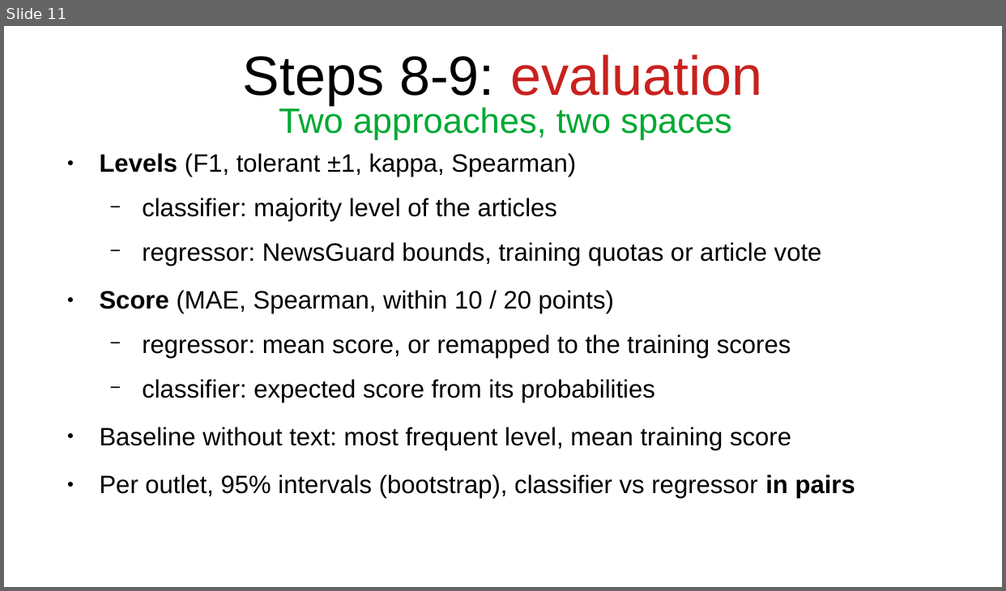
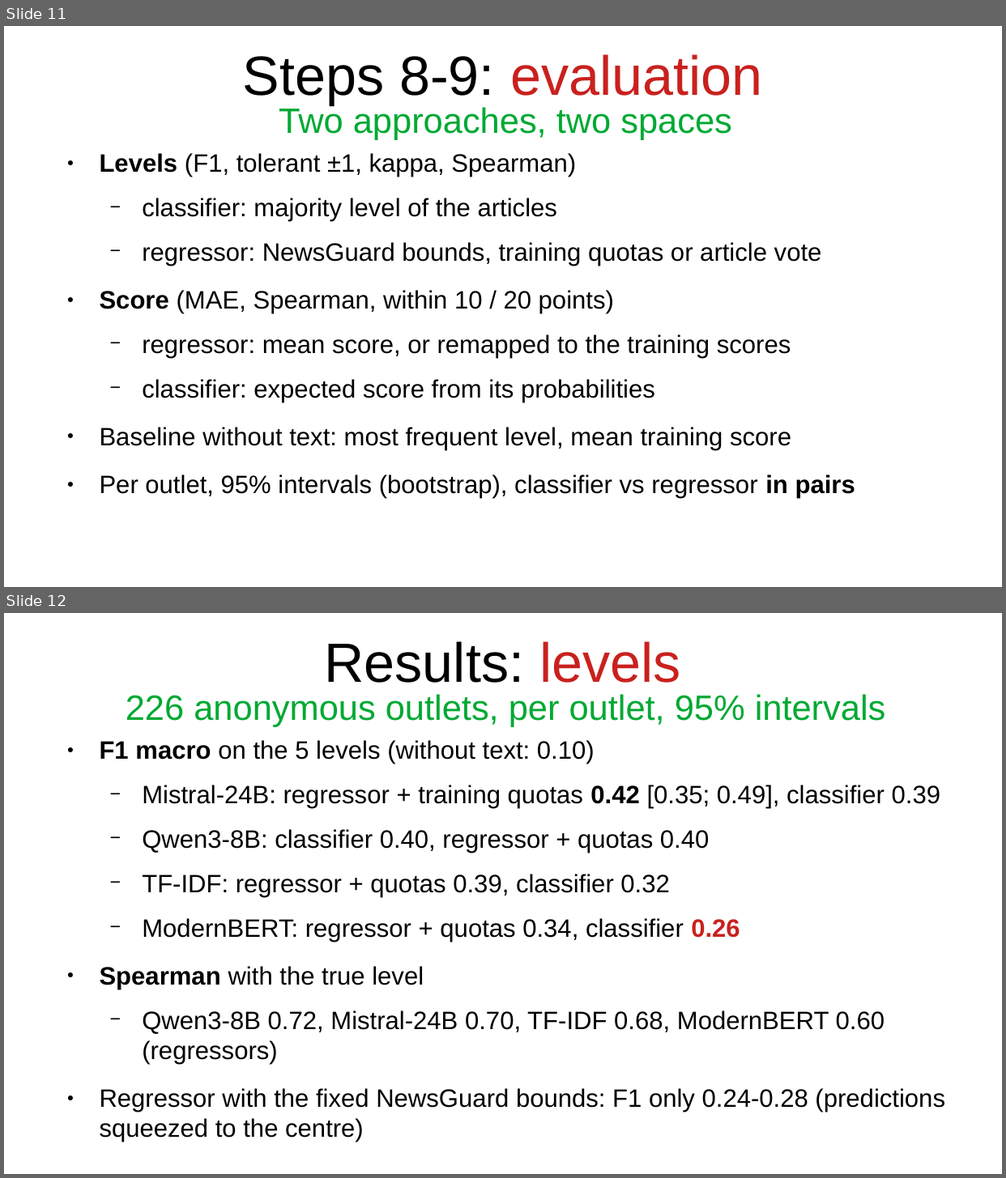
Before and after one commit to bianchi-john/PublisherClassification, a slide deck: Presentazioni/Tentativo 20 from scratch/Attempt20.odp. Shown one above the other, each under a label of ours: slide 11 before the commit, slides 11 and 12 after it. The pictures are 1006x591 and 1006x1178 pixels, drawn with LibreOffice and Linux fonts; fonts in the diff are those of the drawing. Boxes give left, top, right and bottom in pixels: in the first picture for what was removed or moved away, otherwise in the second. Text is boxed around its words. In the diff, an @@ line names an element or a change of style, - is before the commit and + after.

Commit message:
added last results

```diff
--- a/Presentazioni/Tentativo 20 from scratch/Attempt20.odp
+++ b/Presentazioni/Tentativo 20 from scratch/Attempt20.odp
@@ slide 12 added at [4,613,1002,1174], background #FFFFFF @@
@@ title added at [325,641,681,683], 44 pt, text #000000 @@
+Results: levels
@@ title added at [126,694,886,727], 28 pt, text #00A933 @@
+226 anonymous outlets, per outlet, 95% intervals
@@ text added at [100,740,945,1143], 20 pt, text #000000 @@
+● F1 macro on the 5 levels (without text: 0.10)
+  − Mistral-24B: regressor + training quotas 0.42 [0.35; 0.49], classifier 0.39
+  − Qwen3-8B: classifier 0.40, regressor + quotas 0.40
+  − TF-IDF: regressor + quotas 0.39, classifier 0.32
+  − ModernBERT: regressor + quotas 0.34, classifier 0.26
+● Spearman with the true level
+  − Qwen3-8B 0.72, Mistral-24B 0.70, TF-IDF 0.68, ModernBERT 0.60 (regressors)
+● Regressor with the fixed NewsGuard bounds: F1 only 0.24-0.28 (predictions squeezed to the centre)
```
Also in this commit, not shown: 2 other slides added, 1 slide removed, 20 other files.
